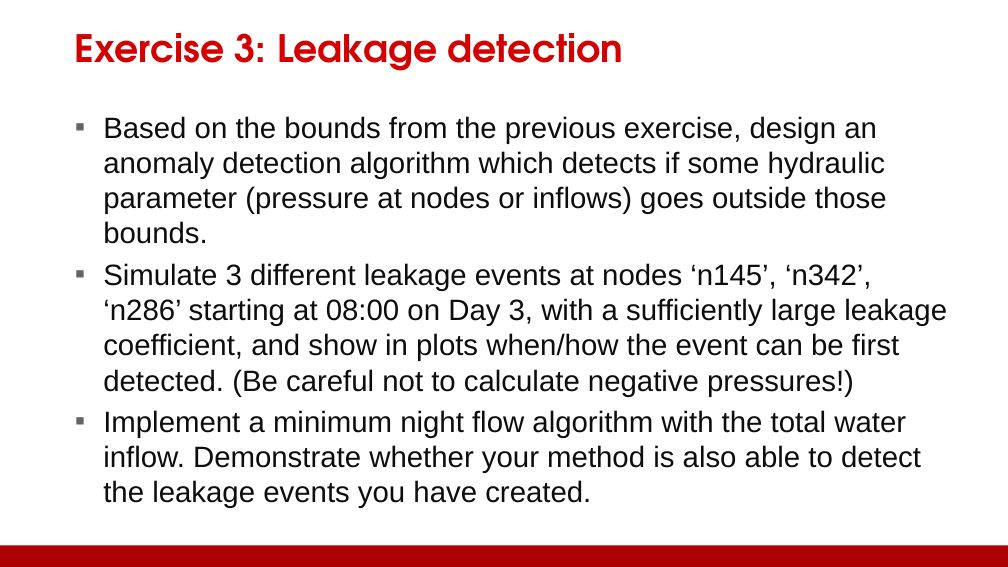
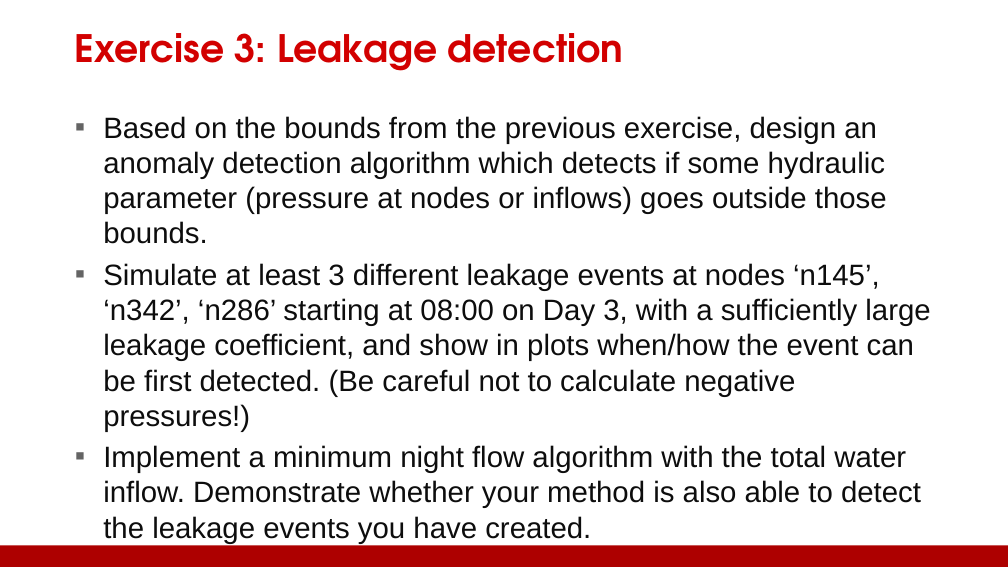
Before and after one commit to KIOS-Research/ece808-smart-water-systems, a slide deck: slide 7 of ECE808 Exercise 2023.pptx. Drawn at 1008x567 pixels with LibreOffice and Linux fonts; fonts in the diff are those of the drawing; background and template pictures are left out. Boxes give left, top, right and bottom in pixels: in the first picture for what was removed or moved away, otherwise in the second. Text is boxed around its words. In the diff, an @@ line names an element or a change of style, - is before the commit and + after.

```diff
--- a/ECE808 Exercise 2023.pptx
+++ b/ECE808 Exercise 2023.pptx
@@ text at box(103, 263, 930, 432): text changed @@
-▪ Simulate 3 different leakage events at nodes ‘n145’, ‘n342’, ‘n286’ starting at 08:00 on Day 3, with a sufficiently large leakage coefficient, and show in plots when/how the event can be first detected. (Be careful not to calculate negative pressures!)
+▪ Simulate at least 3 different leakage events at nodes ‘n145’, ‘n342’, ‘n286’ starting at 08:00 on Day 3, with a sufficiently large leakage coefficient, and show in plots when/how the event can be first detected. (Be careful not to calculate negative pressures!)
```
Also in this commit, not shown: 1 other slide changed, 4 other files.
